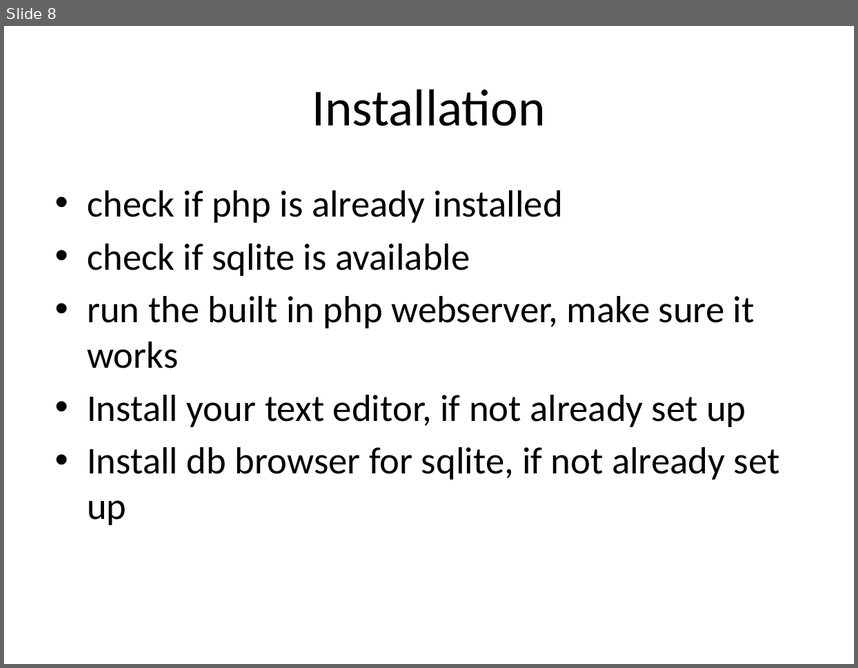
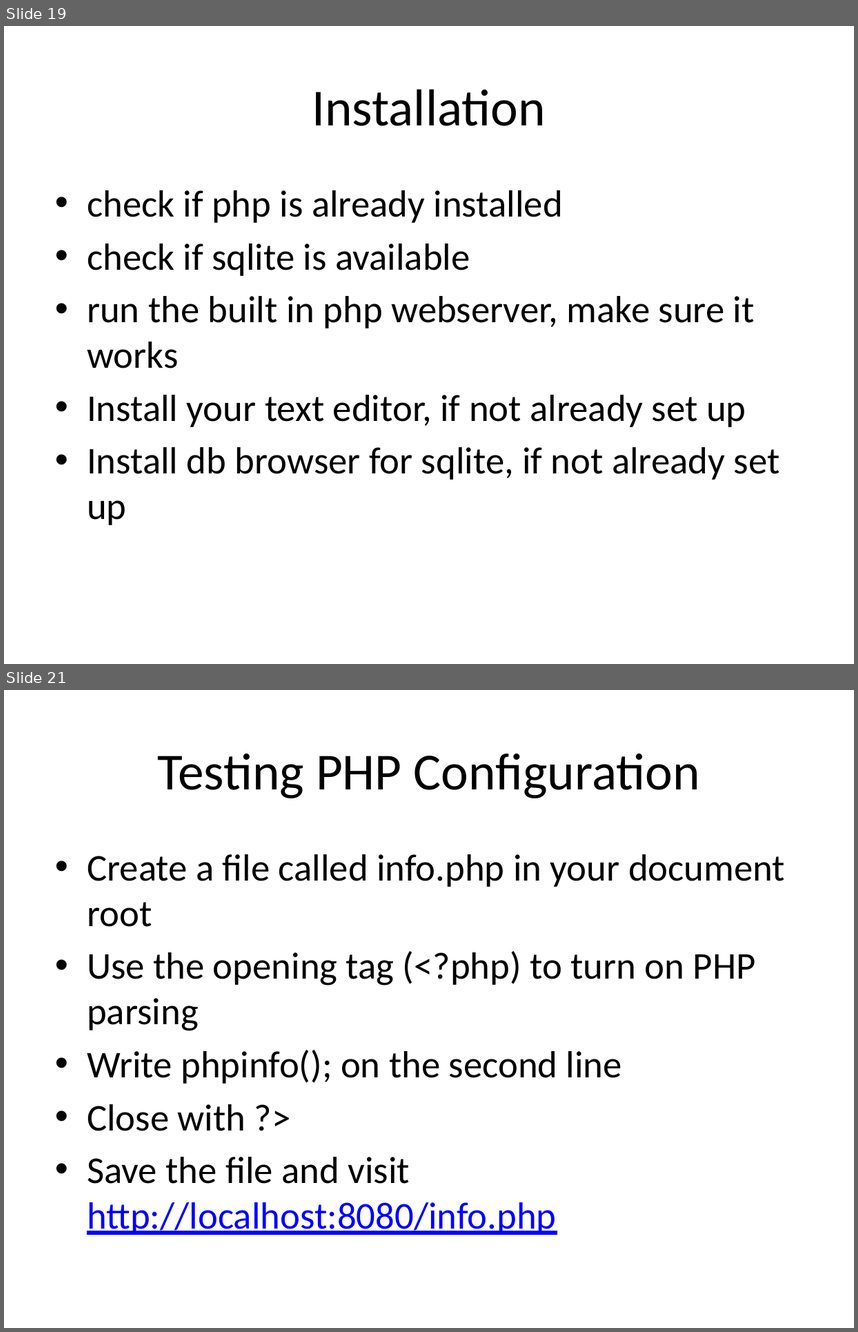
Before and after one commit to PHPEmbark/curriculum, a slide deck: course/0 - Setup/Setup.pptx. Shown one above the other, each under a label of ours: slide 8 before the commit, slides 19 and 21 after it; the slides between them are not shown. The pictures are 858x668 and 858x1332 pixels, drawn with LibreOffice and Linux fonts; fonts in the diff are those of the drawing. Boxes give left, top, right and bottom in pixels: in the first picture for what was removed or moved away, otherwise in the second. Text is boxed around its words. In the diff, an @@ line names an element or a change of style, - is before the commit and + after.

```diff
--- a/course/0 - Setup/Setup.pptx
+++ b/course/0 - Setup/Setup.pptx
@@ slide 21 added at <box>4,690,854,1328</box>, background #FFFFFF @@
@@ title added at <box>157,753,700,798</box>, 44 pt, text #000000 @@
+Testing PHP Configuration
@@ text added at <box>87,854,785,1234</box>, 32 pt, text #000000 @@
+• Create a file called info.php in your document root
+• Use the opening tag (<?php) to turn on PHP parsing
+• Write phpinfo(); on the second line
+• Close with ?>
+• Save the file and visit http://localhost:8080/info.php
@@ what was slide 8 is now slide 19 @@
```
Also in this commit, not shown: 3 slides changed, 15 other slides added, 1 other file.
